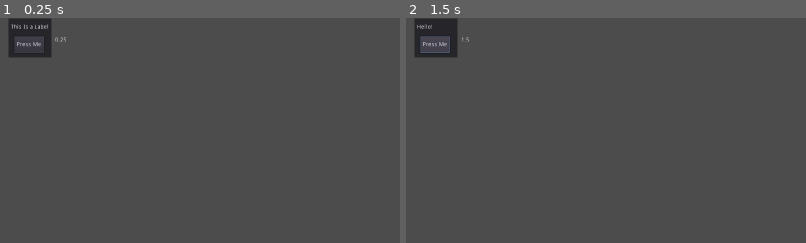
Above: before the commit, frames 1-2 (left to right).
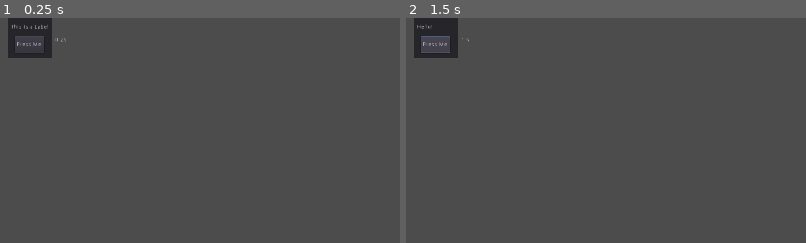
Above: after the commit, the same moments.

Repository: adambraude/LD47
Game: Godot game, scene res://MainMenu.tscn
The game is run twice, just before and just after one commit, with the same random seed, the same clock (stepped at 60 frames per second) and the same inputs. After the commit the project has no main scene; this scene is started directly in both runs.
Inputs:
- Up to frame 1 (0.25 s): no input
- Up to frame 2 (1.5 s): click "Press Me" at 0.5 s; tap Enter at 1.25 s; hold Right (ui_right) from 1.28 s (still down)
The pictures show only the part of the screen within x 0-50%, y 0-50%; the shares and areas given below are measured in that part.
In our replay, the window is 799x449 before the commit and 800x450 after it. These sizes can differ from the game's own. Grey fills any space a smaller window leaves; there, only what the larger window draws over its background counts as a difference.

The runs differ from the first frame. In frame 1, less than 0.1% of the frame differs, in the area x 2-17%, y 0-18%; in frame 2, 0.1%, in the area x 2-16%, y 0-18%.

Commit message:
Added controls for moving with A and D, started working on bat enemies

Diff:
--- a/Game.tscn
+++ b/Game.tscn
@@ -13,6 +13,7 @@
 [ext_resource path="res://Road.gd" type="Script" id=11]
 [ext_resource path="res://Game.gd" type="Script" id=12]
 [ext_resource path="res://ParallaxLayer.gd" type="Script" id=13]
+[ext_resource path="res://demon.png" type="Texture" id=14]
 
 [sub_resource type="SpriteFrames" id=1]
 animations = [ {
@@ -65,6 +66,14 @@
 [sub_resource type="RectangleShape2D" id=4]
 extents = Vector2( 113.83, 62.9793 )
 
+[sub_resource type="SpriteFrames" id=5]
+animations = [ {
+"frames": [ ExtResource( 14 ) ],
+"loop": true,
+"name": "default",
+"speed": 5.0
+} ]
+
 [node name="Game" type="Node2D"]
 script = ExtResource( 12 )
 
@@ -81,6 +90,9 @@
 [node name="Background" type="Sprite" parent="Background/ParallaxLayer"]
 position = Vector2( 960, 544 )
 texture = ExtResource( 1 )
+__meta__ = {
+"_edit_lock_": true
+}
 
 [node name="Road" type="AnimatedSprite" parent="Background/ParallaxLayer"]
 position = Vector2( 1007.94, 727.103 )
@@ -100,7 +112,7 @@
 anims/TestAnim = SubResource( 2 )
 
 [node name="Player" type="Area2D" parent="."]
-position = Vector2( 816.71, 812.704 )
+position = Vector2( 864.278, 817.461 )
 script = ExtResource( 3 )
 __meta__ = {
 "_edit_group_": true
@@ -118,4 +130,13 @@
 position = Vector2( 138, 140 )
 rotation = -2.38488
 shape = SubResource( 4 )
+
+[node name="Bat" type="Area2D" parent="."]
+
+[node name="AnimatedSprite" type="AnimatedSprite" parent="Bat"]
+position = Vector2( 901.419, 273.518 )
+scale = Vector2( 0.502192, 0.63409 )
+frames = SubResource( 5 )
+
+[node name="CollisionShape2D" type="CollisionShape2D" parent="Bat"]
 [connection signal="body_entered" from="Player" to="Player" method="_on_Player_body_entered"]
--- a/Player.gd
+++ b/Player.gd
@@ -19,8 +19,14 @@
 	var velocity = Vector2() # Player's movement vector
 	if Input.is_action_pressed("ui_right"):
 		velocity.x += 1
+	else:
+		if Input.is_key_pressed(KEY_D):
+			velocity.x += 1
 	if Input.is_action_pressed("ui_left"):
 		velocity.x -= 1
+	else:
+		if Input.is_key_pressed(KEY_A):
+			velocity.x -= 1
 	#if Input.is_action_pressed("ui_down"):
 	#	velocity.y += 1
 	#if Input.is_action_pressed("ui_up"):
--- a/project.godot
+++ b/project.godot
@@ -16,17 +16,15 @@
 [application]
 
 config/name="LD47"
-
-run/main_scene="res://MainMenu.tscn"
-
-
 config/icon="res://icon.png"
 
 [display]
 
 window/size/width=1920
 window/size/height=1080
-
+window/size/borderless=true
+window/stretch/mode="2d"
+window/stretch/aspect="keep"
 
 [rendering]
 
Not shown: 1 places in Game.tscn that only renumber resources
